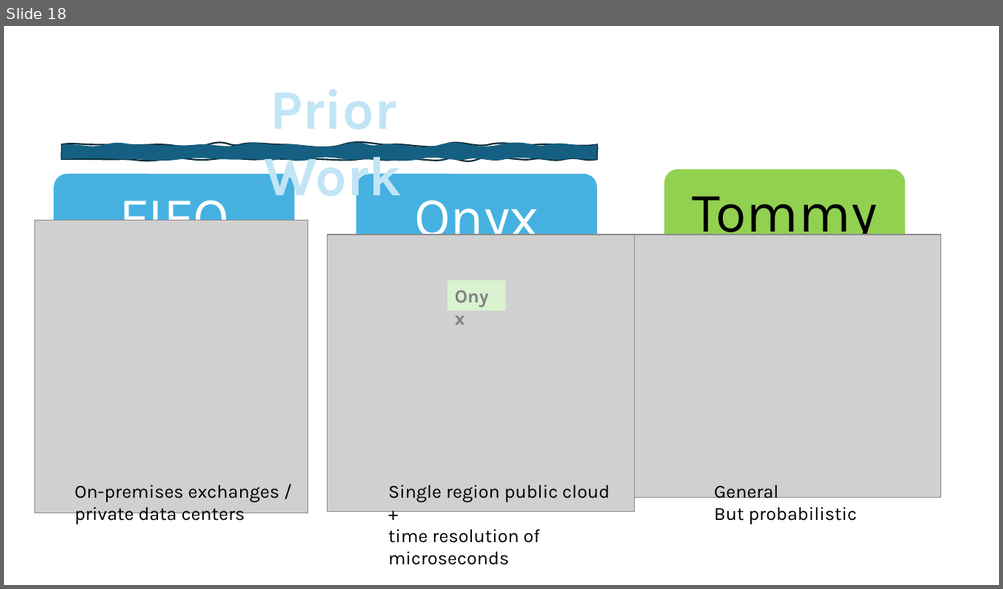
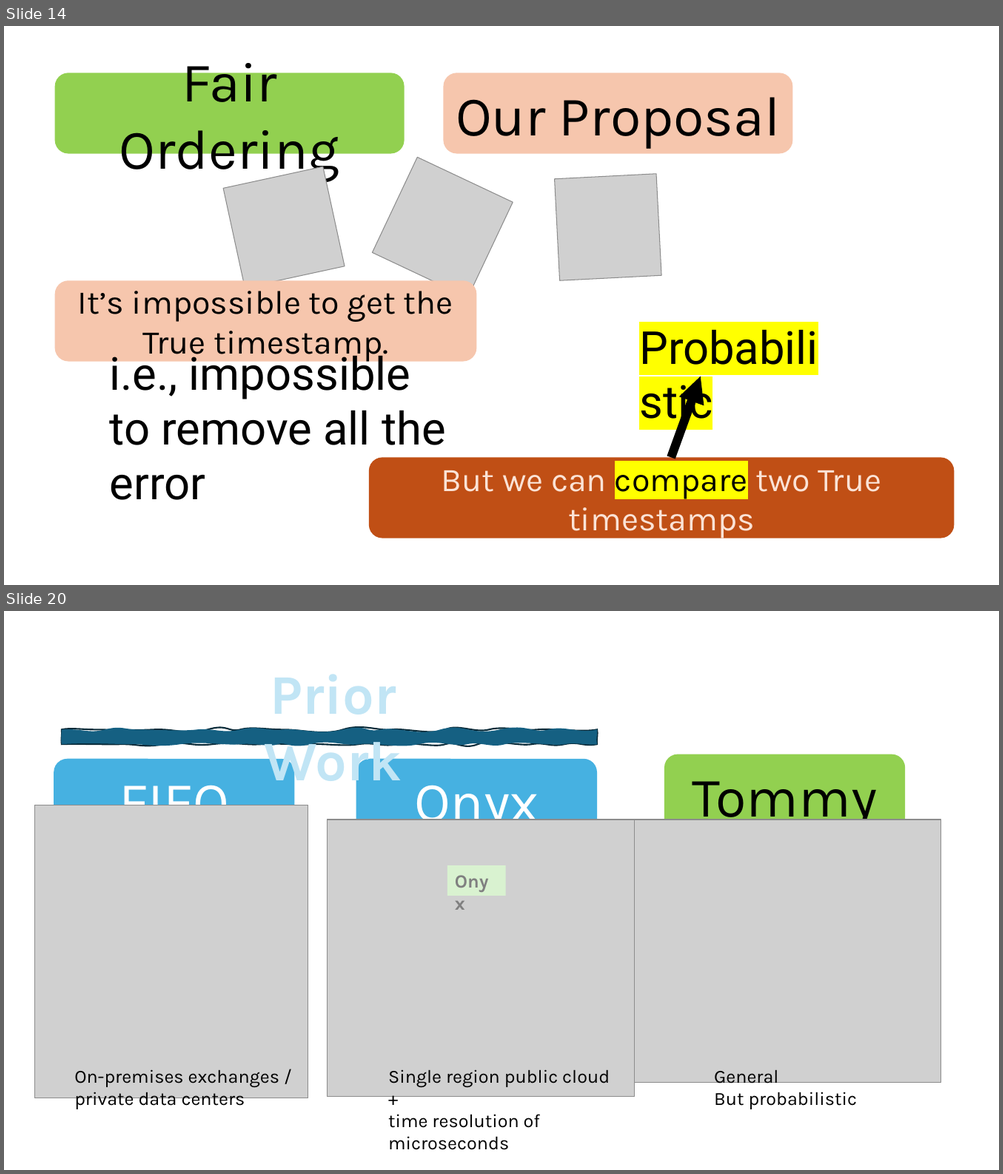
Before and after one commit to HaseebLUMS/Onyx-Presentation, a slide deck: tommy_hotnets_v2.pptx. Shown one above the other, each under a label of ours: slide 18 before the commit, slides 14 and 20 after it; the slides between them are not shown. The pictures are 1003x589 and 1003x1174 pixels, drawn with LibreOffice and Linux fonts; fonts in the diff are those of the drawing; grey boxes stand for pictures. Boxes give left, top, right and bottom in pixels: in the first picture for what was removed or moved away, otherwise in the second. Text is boxed around its words. In the diff, an @@ line names an element or a change of style, - is before the commit and + after.

Commit message:
updated

```diff
--- a/tommy_hotnets_v2.pptx
+++ b/tommy_hotnets_v2.pptx
@@ slide 14 added at [4, 26, 999, 585], background #FFFFFF @@
@@ rounded rectangle added at [55, 73, 404, 153], fill #92D050, 54 pt, text #000000 @@
+Fair Ordering
@@ rounded rectangle added at [444, 73, 793, 153], fill #F6C6AD, 54 pt, text #000000 @@
+Our Proposal
@@ picture added at [373, 157, 513, 298] @@
@@ picture added at [223, 167, 345, 289] @@
@@ picture added at [555, 174, 662, 281] @@
@@ rounded rectangle added at [55, 281, 476, 362], fill #F6C6AD, 32 pt, text #000000 @@
+It’s impossible to get the True timestamp.
@@ text added at [632, 315, 835, 378], 44 pt, text #000000 @@
+Probabilistic
@@ text added at [110, 349, 446, 500], 44 pt, text #000000 @@
+i.e., impossible to remove all the error
@@ arrow added from (671, 458) to (700, 377), #000000 8.5 pt @@
@@ rounded rectangle added at [369, 458, 954, 539], fill #C04F15, 32 pt, text #FBE3D6 @@
+But we can compare two True timestamps
@@ what was slide 18 is now slide 20 @@
```
Also in this commit, not shown: 6 slides changed, 1 other slide added.
